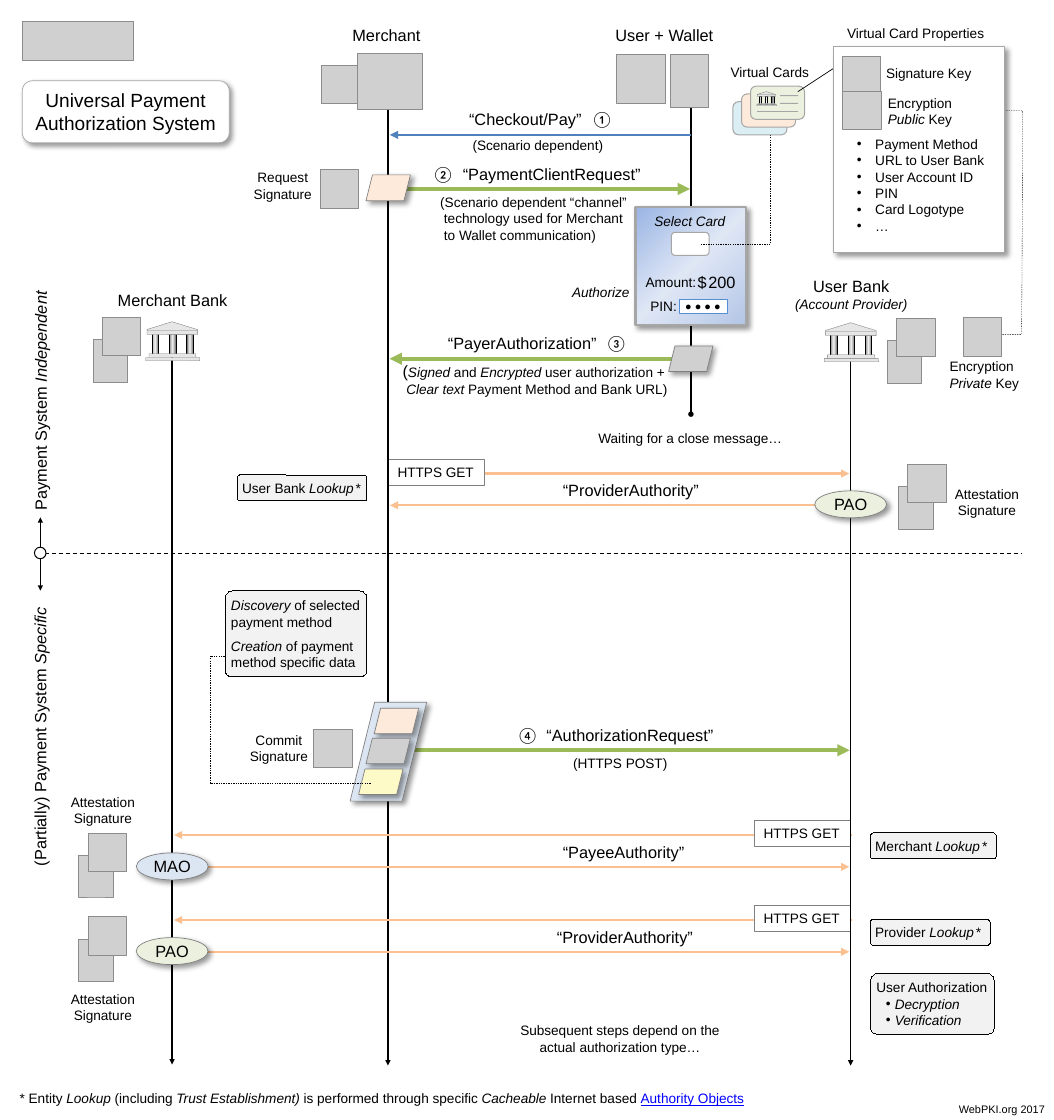
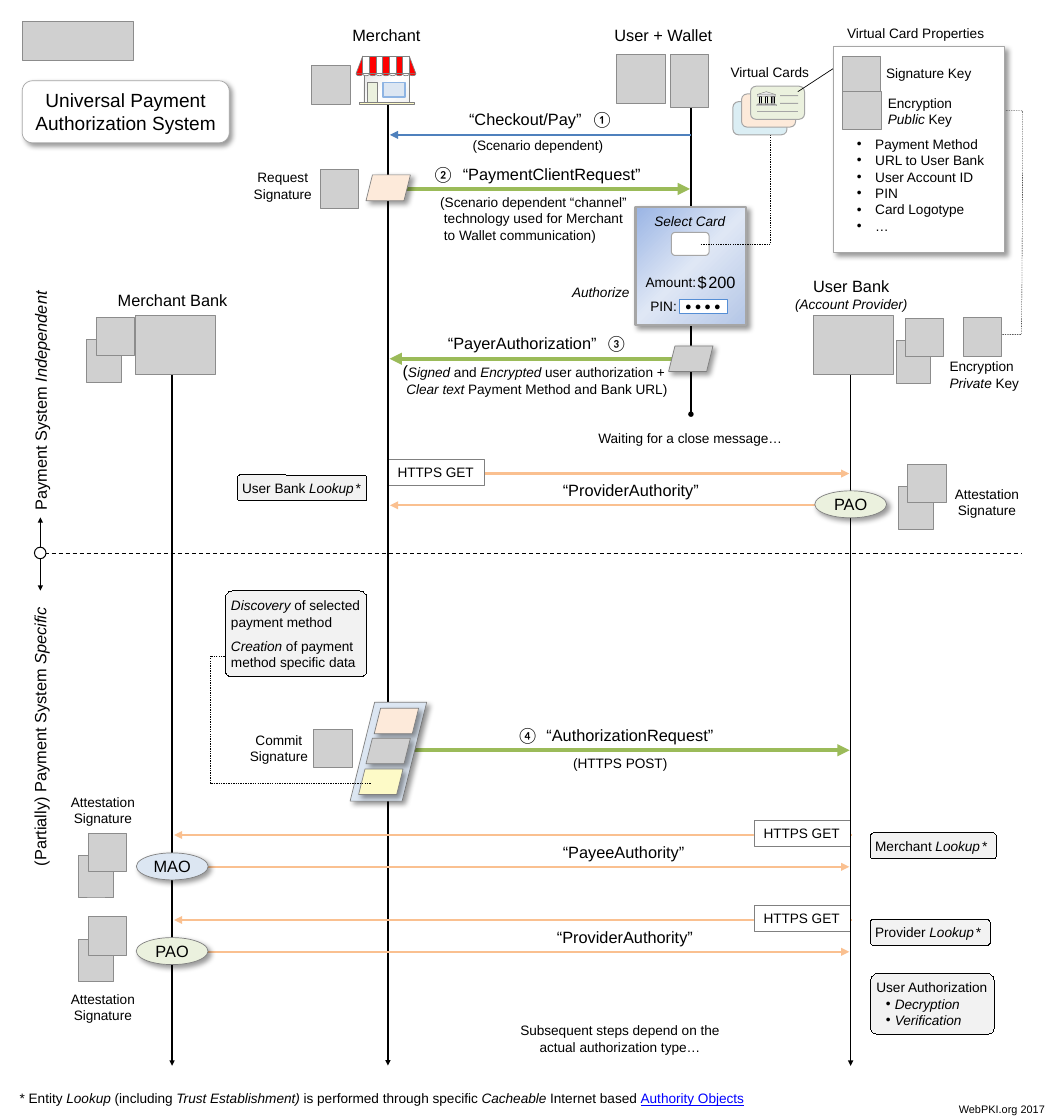
Before and after one commit to cyberphone/doc, a slide deck: slide 1 of saturn/saturn-authorization.pptx. Drawn at 1054x1120 pixels with LibreOffice and Linux fonts; fonts in the diff are those of the drawing; grey boxes stand for pictures. Boxes give left, top, right and bottom in pixels: in the first picture for what was removed or moved away, otherwise in the second. Text is boxed around its words. In the diff, an @@ line names an element or a change of style, - is before the commit and + after.

```diff
--- a/saturn/saturn-authorization.pptx
+++ b/saturn/saturn-authorization.pptx
@@ picture removed at <box>357,54,423,110</box> @@
@@ group added at <box>356,56,416,104</box>: 11 rectangles, 9 ellipses, 2 right triangles, 1 line @@
@@ picture: place and size @@
-picture at <box>322,66,360,104</box>
+picture at <box>312,66,350,104</box>
@@ picture: place and size @@
-picture at <box>102,318,140,356</box>
+picture at <box>96,318,134,356</box>
@@ picture added at <box>135,316,215,375</box> @@
@@ picture added at <box>814,315,893,374</box> @@
@@ picture: place and size @@
-picture at <box>896,319,934,357</box>
+picture at <box>905,319,943,357</box>
@@ picture: place and size @@
-picture at <box>93,340,127,382</box>
+picture at <box>87,340,122,382</box>
@@ group removed at <box>146,322,200,360</box>: 3 rectangles, 3 freeform shapes, 1 line @@
@@ arrow moved from (172, 330) - (172, 1064) to (172, 359) - (172, 1066) @@
@@ group removed at <box>825,323,878,361</box>: 3 rectangles, 3 freeform shapes, 1 line @@
@@ arrow moved from (851, 331) - (851, 1065) to (851, 359) - (851, 1066) @@
@@ picture: place and size @@
-picture at <box>887,341,922,383</box>
+picture at <box>896,341,930,383</box>
```
Also in this commit, not shown: 3 other files.
